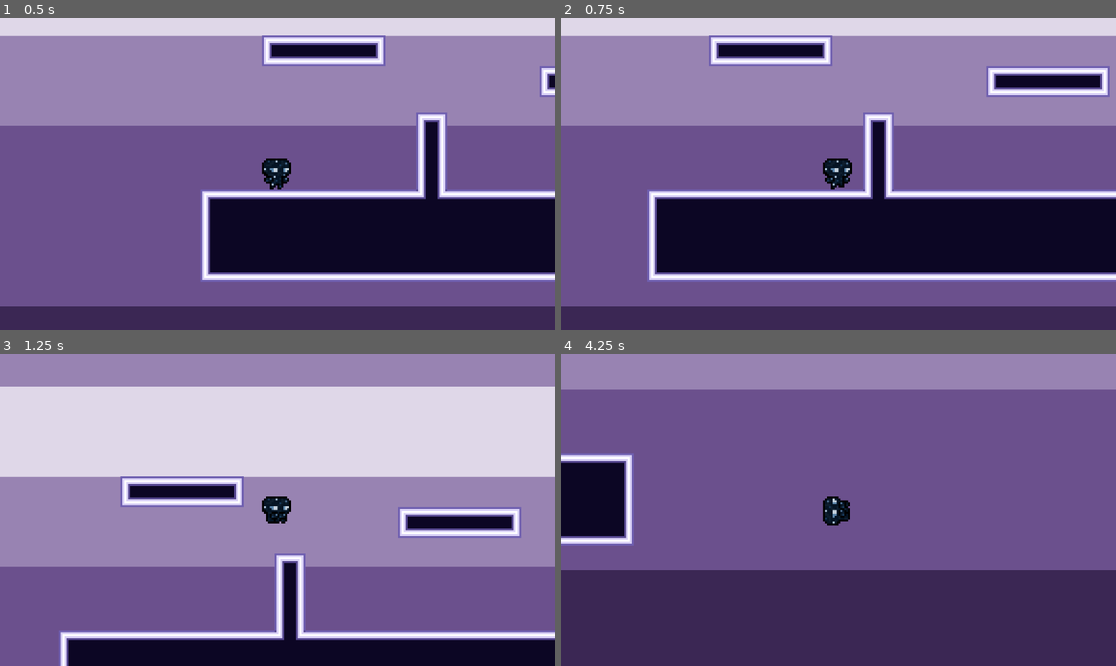
Above: before the commit, frames 1-4 (two rows, left to right).
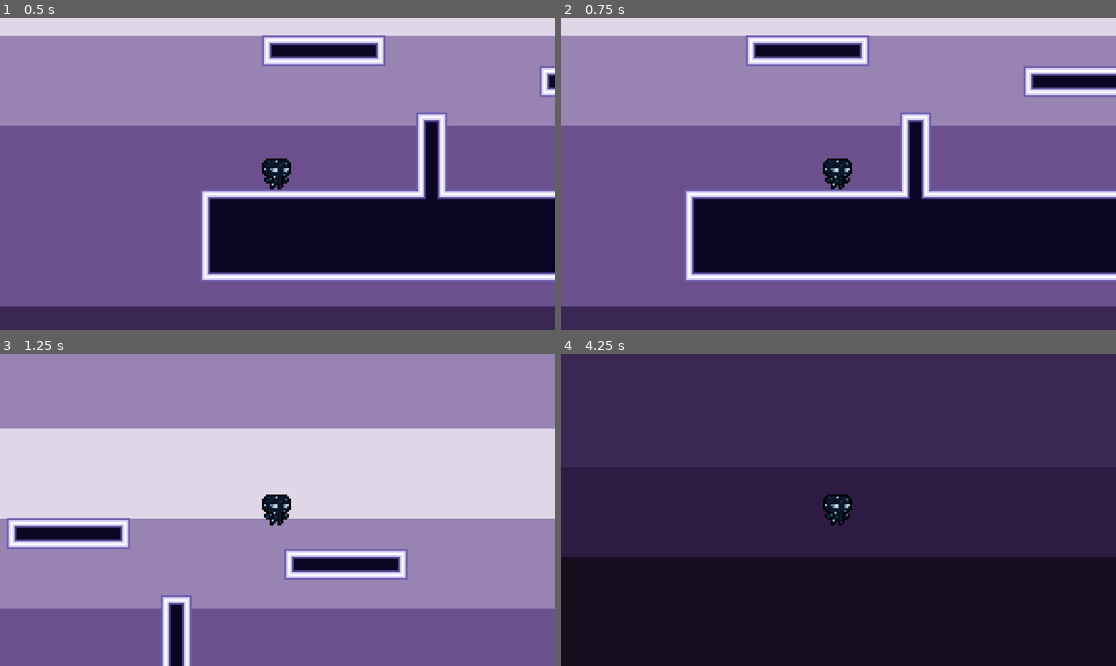
Above: after the commit, the same moments.

Repository: BreakableEggshell/CosmicRestoration
Game: Godot game, scene res://scene/main.tscn
Two runs of this game, one before a commit and one after it. Both use one fixed random seed, a clock stepped at 60 frames per second and the inputs below.
Inputs:
- Up to frame 1 (0.5 s): no input
- Up to frame 2 (0.75 s): tap Enter at 0.5 s; hold D (move_right) from 0.53 s (still down); tap Shift (move_dash) at 0.6 s
- Up to frame 3 (1.25 s): keep holding D (move_right); tap Space (move_jump) at 0.77, 0.8, 1.07 s
- Up to frame 4 (4.25 s): tap Space (move_jump) at 1.35, 1.52, 1.82, 2.3, 3.02, 3.32, 3.6, 3.77, 4.07 s; tap Shift (move_dash) at 1.55, 2.1, 2.85 s; release D (move_right) at 2.03 s; hold A (move_left) 2.03-2.78 s; hold D (move_right) from 2.78 s (still down)

Frame 1 is identical in both runs. In frame 2, 7.5% of the frame differs, in the area x 15-100%, y 5-85%; in frame 3, 54%; in frame 4, 100%, in the area x 0-100%, y 0-100%.

Commit message:
Added statemachine

Diff:
--- a/scene/player.tscn
+++ b/scene/player.tscn
@@ -1,7 +1,10 @@
-[gd_scene load_steps=9 format=3 uid="uid://dhdt7j761e223"]
+[gd_scene load_steps=12 format=3 uid="uid://dhdt7j761e223"]
 
-[ext_resource type="Script" uid="uid://nuvhs8hh2pfk" path="res://script/player.gd" id="1_hjaqi"]
 [ext_resource type="Texture2D" uid="uid://bpa3e8e2bfxmu" path="res://assets/MC_SpriteSheet.png" id="1_xo3ru"]
+[ext_resource type="Script" uid="uid://3u76ojdj5gay" path="res://script/state_machine.gd" id="3_fvtld"]
+[ext_resource type="Script" uid="uid://de6ukd555qmqk" path="res://script/idle_state.gd" id="4_oh5ij"]
+[ext_resource type="Script" uid="uid://cyamrgxstbyb7" path="res://script/walk_state.gd" id="5_hp4bs"]
+[ext_resource type="Script" uid="uid://0fjsm4bxdi87" path="res://script/jump_state.gd" id="6_g2vtq"]
 
 [sub_resource type="Animation" id="Animation_hjaqi"]
 resource_name = "Move_Idle"
@@ -18,23 +21,6 @@
 "transitions": PackedFloat32Array(1, 1),
 "update": 1,
 "values": [0, 1]
-}
-
-[sub_resource type="Animation" id="Animation_s4jxa"]
-resource_name = "Move_Jump"
-length = 0.9
-loop_mode = 1
-tracks/0/type = "value"
-tracks/0/imported = false
-tracks/0/enabled = true
-tracks/0/path = NodePath("Sprite2D:frame")
-tracks/0/interp = 1
-tracks/0/loop_wrap = true
-tracks/0/keys = {
-"times": PackedFloat32Array(0, 0.20000002, 0.40000004, 0.6),
-"transitions": PackedFloat32Array(1, 1, 1, 1),
-"update": 1,
-"values": [10, 11, 12, 13]
 }
 
 [sub_resource type="Animation" id="Animation_ct4mp"]
@@ -69,6 +55,22 @@
 "values": [0]
 }
 
+[sub_resource type="Animation" id="Animation_s4jxa"]
+resource_name = "Move_Jump"
+loop_mode = 1
+tracks/0/type = "value"
+tracks/0/imported = false
+tracks/0/enabled = true
+tracks/0/path = NodePath("Sprite2D:frame")
+tracks/0/interp = 1
+tracks/0/loop_wrap = true
+tracks/0/keys = {
+"times": PackedFloat32Array(0),
+"transitions": PackedFloat32Array(1),
+"update": 1,
+"values": [10]
+}
+
 [sub_resource type="AnimationLibrary" id="AnimationLibrary_s4jxa"]
 _data = {
 &"Move_Idle": SubResource("Animation_hjaqi"),
@@ -81,7 +83,6 @@
 size = Vector2(13, 15)
 
 [node name="Player" type="CharacterBody2D"]
-script = ExtResource("1_hjaqi")
 
 [node name="AnimationPlayer" type="AnimationPlayer" parent="."]
 libraries = {
@@ -105,5 +106,18 @@
 wait_time = 0.15
 one_shot = true
 
+[node name="StateMachine" type="Node" parent="." node_paths=PackedStringArray("initial_state")]
+script = ExtResource("3_fvtld")
+initial_state = NodePath("IdleState")
+
+[node name="IdleState" type="Node" parent="StateMachine"]
+script = ExtResource("4_oh5ij")
+
+[node name="WalkState" type="Node" parent="StateMachine"]
+script = ExtResource("5_hp4bs")
+
+[node name="JumpState" type="Node" parent="StateMachine"]
+script = ExtResource("6_g2vtq")
+
 [connection signal="timeout" from="DashCooldownTime" to="." method="_on_dash_cooldown_time_timeout"]
 [connection signal="timeout" from="DashTime" to="." method="_on_dash_time_timeout"]
--- /dev/null
+++ b/script/idle_state.gd
@@ -0,0 +1,11 @@
+extends State
+class_name IdleState
+
+func enter():
+	print("Entering idle state")
+
+func handle_input(event: InputEvent):
+	if Input.is_action_pressed("move_left") or Input.is_action_just_pressed("move_right"):
+		state_machine.change_state("walkstate")
+	elif Input.is_action_just_pressed("move_jump"):
+		state_machine.change_state("jumpstate")
--- /dev/null
+++ b/script/jump_state.gd
@@ -0,0 +1,26 @@
+extends State
+class_name JumpState
+
+const JUMP_VELOCITY := -400.0
+const GRAVITY := 980.0
+
+func enter():
+	print("Entering jump state")
+	var character = state_machine.get_parent()
+	character.velocity.y =  JUMP_VELOCITY
+
+func physics_update(delta: float):
+	var character = state_machine.get_parent()
+
+	character.velocity.y += GRAVITY * delta
+
+	var direction = Input.get_axis("move_left", "move_right")
+	character.velocity.x = direction * 200
+
+	character.move_and_slide()
+
+	if character.is_on_floor():
+		if direction != 0:
+			state_machine.change_state("walkstate")
+		else:
+			state_machine.change_state("idlestate")
--- a/script/player.gd
+++ /dev/null
@@ -1,91 +0,0 @@
-# To Do:
-# Switch Dash to using the Timer Nodes
-
-extends CharacterBody2D
-
-const SPEED = 150.0
-const JUMP_VELOCITY = -400.0
-
-const DASH_SPEED = 400.0
-const DASH_TIME = 0.15
-const DASH_COOLDOWN = 0.5
-
-@onready var player_animation: AnimationPlayer = $AnimationPlayer
-@onready var player_sprite: Sprite2D = $Sprite2D
-
-# Dash Mechanics
-var is_dashing := false
-var dash_timer := 0.0
-var dash_cooldown_timer := 0.0
-var dash_direction := 0
-
-
-func _physics_process(delta: float) -> void:
-
-	if dash_cooldown_timer > 0:
-		dash_cooldown_timer -= delta
-
-	if is_dashing:
-		dash_timer -= delta
-		velocity.x = dash_direction * DASH_SPEED
-		velocity.y = 0
-
-		if dash_timer <= 0:
-			is_dashing = false
-
-	else:
-		# Gravity
-		if not is_on_floor():
-			velocity += get_gravity() * delta
-
-		# Jump
-		if Input.is_action_just_pressed("move_jump") and is_on_floor():
-			velocity.y = JUMP_VELOCITY
-
-
-		# Movement
-		var direction := Input.get_axis("move_left", "move_right")
-		if direction:
-			velocity.x = direction * SPEED
-		else:
-			velocity.x = move_toward(velocity.x, 0, SPEED)
-
-		# Dash input
-		if Input.is_action_just_pressed("move_dash") and dash_cooldown_timer <= 0:
-			start_dash(direction)
-
-
-	if is_dashing:
-		player_animation.play("Move_Walk")
-	elif not is_on_floor():
-		if player_animation.current_animation != "Move_Jump":
-				player_animation.play("Move_Jump")
-	elif is_on_floor():
-		player_animation.play("Move_Walk" if velocity.x != 0 else "Move_Idle")
-	else:
-		player_animation.play("Move_Idle")
-
-	# Sprite flip
-	if velocity.x > 0:
-		player_sprite.flip_h = false
-	elif velocity.x < 0:
-		player_sprite.flip_h = true
-	move_and_slide()
-
-
-func start_dash(direction: int) -> void:
-	is_dashing = true
-	dash_timer = DASH_TIME
-	dash_cooldown_timer = DASH_COOLDOWN
-
-
-	if direction == 0:
-		dash_direction = -1 if player_sprite.flip_h else 1
-	else:
-		dash_direction = sign(direction)
-
-func _on_dash_cooldown_time_timeout() -> void:
-	pass # Replace with function body.
-
-func _on_dash_time_timeout() -> void:
-	pass # Replace with function body.
--- /dev/null
+++ b/script/state.gd
@@ -0,0 +1,10 @@
+extends Node
+class_name State
+
+var state_machine : StateMachine
+
+func enter(): pass
+func exit(): pass
+func update(delta: float): pass
+func physics_update(delta: float): pass
+func handle_input(event: InputEvent): pass
--- /dev/null
+++ b/script/state_machine.gd
@@ -0,0 +1,37 @@
+extends Node
+class_name StateMachine
+
+@export var initial_state: State
+@onready var player: CharacterBody2D = get_parent()
+var current_state: State
+var states: Dictionary = {}
+
+func _ready() -> void:
+	for child in get_children():
+		if child is State:
+			states[child.name.to_lower()] = child
+			child.state_machine = self
+
+	if initial_state:
+		change_state(initial_state.name.to_lower())
+
+func _process(delta: float) -> void:
+	if current_state:
+		current_state.update(delta)
+
+func _physics_process(delta: float) -> void:
+	if current_state:
+		current_state.physics_update(delta)
+
+func _input(event: InputEvent) -> void:
+	if current_state:
+		current_state.handle_input(event)
+
+func change_state(new_state_name: String) -> void:
+	if current_state:
+		current_state.exit()
+
+	current_state = states.get(new_state_name.to_lower())
+
+	if current_state:
+		current_state.enter()
--- /dev/null
+++ b/script/walk_state.gd
@@ -0,0 +1,22 @@
+extends State
+class_name WalkState
+
+const WALK_SPEED := 200.0
+
+func enter():
+	print("Entering walk state")
+
+func physics_update(delta: float):
+	var character = state_machine.get_parent()
+	var direction = Input.get_axis("move_left", "move_right")
+
+	if direction == 0:
+		state_machine.change_state("idlestate")
+		return
+
+	character.velocity.x = direction * WALK_SPEED
+	character.move_and_slide()
+
+func handle_input(event):
+	if Input.is_action_just_pressed("move_jump"):
+		state_machine.change_state("jumpstate")
Binary file changed: assets/MC_SpriteSheet.png
Not shown, added: script/idle_state.gd.uid
Not shown, added: script/jump_state.gd.uid
Not shown, removed: script/player.gd.uid
Not shown, added: script/state.gd.uid
Not shown, added: script/state_machine.gd.uid
Not shown, added: script/walk_state.gd.uid
